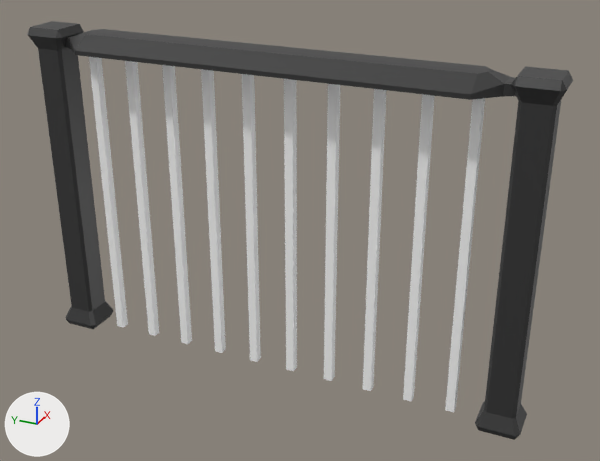
What one commit did to the FBX model Assets/Models/Walls/PhysicalGate.fbx.
The view is the same before and after, from a camera (50 mm lens) standing at (-18.23, -9.01, 13.6) and looking at (0.2, -0.72, 4.39). Lighting does not change. The marker at lower left points along +X, +Y and +Z. Where no turn or scale is listed for an object, it has been applied to the vertices.

The scene before the commit, as lines of its bpy script (objects in view):
```python
me_cube_082 = bpy.data.meshes.new('Cube.082')
me_cube_082.from_pydata(...)  # 80 vertices, 84 faces; spans x 7.94..9.1, y -24.25..-10.04, z -0.12..9.14
me_cube_082.materials.append(mat_black)  # black #353535
me_cube_083 = bpy.data.meshes.new('Cube.083')
me_cube_083.from_pydata(...)  # 80 vertices, 60 faces; spans x 8.4..8.63, y -22.46..-11.75, z -0.03..8.6
me_cube_083.materials.append(mat_light_001)  # white #ffffff
me_plane_003 = bpy.data.meshes.new('Plane.003')
me_plane_003.from_pydata(...)  # 32 vertices, 30 faces; spans x 7.62..9.42, y 8.63..9.09, z 11.0..23.32
me_plane_003.materials.append(mat_black)  # black #353535
ob_cube_015 = bpy.data.objects.new('Cube.015', me_cube_082)
ob_cube_015.location = (-8.52, 17.14, 0.12)
ob_cube_016 = bpy.data.objects.new('Cube.016', me_cube_083)
ob_cube_016.location = (-8.52, 17.14, 0.12)
ob_plane_002 = bpy.data.objects.new('Plane.002', me_plane_003)
ob_plane_002.location = (-8.52, 17.14, 0.12)
ob_plane_002.rotation_euler = (1.571, 0.0, 0.0)  # degrees (90, 0, 0)
```
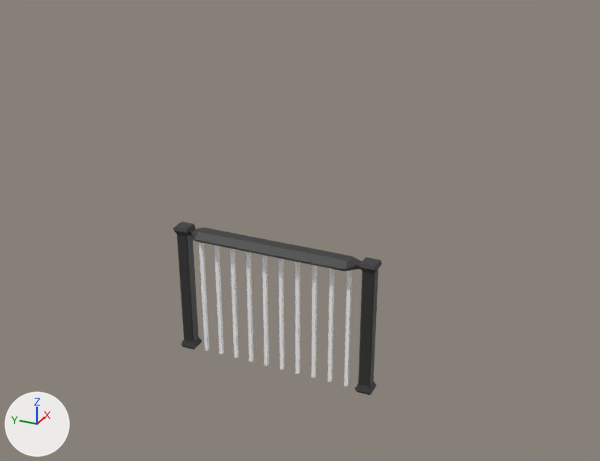
Changed parts and their boxes (x1, y1, x2, y2) in the pictures (600 x 461 px):
'Cube.016', deleted
    before: (89, 57, 485, 413)
'Cube.015', deleted (black)
    before: (28, 21, 573, 440)
'Plane.002', reshaped, moved, turned
    before: (65, 29, 516, 100)
    after: (173, 222, 382, 395)
part 1 of me_plane_003, deleted
    before: (65, 29, 516, 100)
part 2 of me_plane_003, added
    after: (173, 222, 382, 395)

What changed in the scene script:
```text
Change me_plane_003:
    used by ob_plane_002; location = (-8.52, 17.14, 0.12); rotation_euler = (1.571, 0.0, 0.0), in degrees (90, 0, 0)
    remove me_plane_003.from_pydata(...)  # 32 vertices, 30 faces; spans x 7.62..9.42, y 8.63..9.09, z 11.0..23.32
    add me_plane_003.from_pydata(...)  # 192 vertices, 174 faces; spans x -0.38..0.38, y -3.05..3.03, z -2.26..1.71
    me_plane_003 part 1: the whole mesh is rebuilt
    me_plane_003 part 2
    114 vertices are added at x -0.38..0.38, y -3.05..3.03, z -2.26..1.71
    40 new vertices lie (0.1, 0.0, 0.0) away from vertices in x -0.05, y -2.28..2.3, z -2.26..1.48
    16 new vertices lie (0.4, 0.0, 0.0) away from vertices in x -0.2, y -3.05..3.03, z -2.25..1.71
    16 new vertices lie (0.0, 0.0, 3.47) away from vertices in x -0.17..0.17, y -2.97..2.96, z -2.0
    6 new vertices lie (0.0, 4.45, 0.0) away from vertices in x -0.38..0.38, y -2.23, z 1.5..1.69
    114 new faces join them, mat_black (black #353535)
    60 new faces join them, mat_light_001 (white #ffffff)
    add me_plane_003.materials.append(mat_light_001)  # white #ffffff
Remove ob_cube_015:
    ob_cube_015 = bpy.data.objects.new('Cube.015', me_cube_082)
    ob_cube_015.location = (-8.52, 17.14, 0.12)
Change ob_plane_002:
    ob_plane_002.rotation_euler: (1.571, 0.0, 0.0) -> (0.0, 0.0, 0.0)  # degrees (90, 0, 0) -> degrees (0, 0, 0)
    ob_plane_002.location: (-8.52, 17.14, 0.12) -> (0.0, 0.0, 2.26)
Remove ob_cube_016:
    ob_cube_016 = bpy.data.objects.new('Cube.016', me_cube_083)
    ob_cube_016.location = (-8.52, 17.14, 0.12)
```
